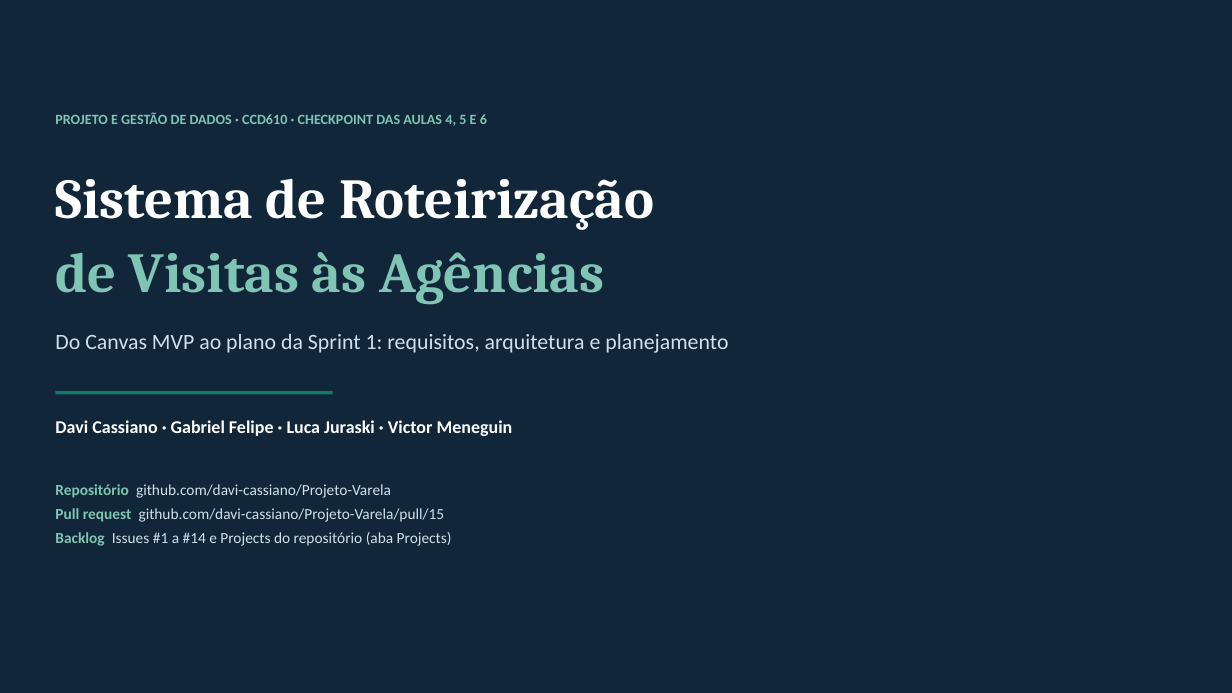
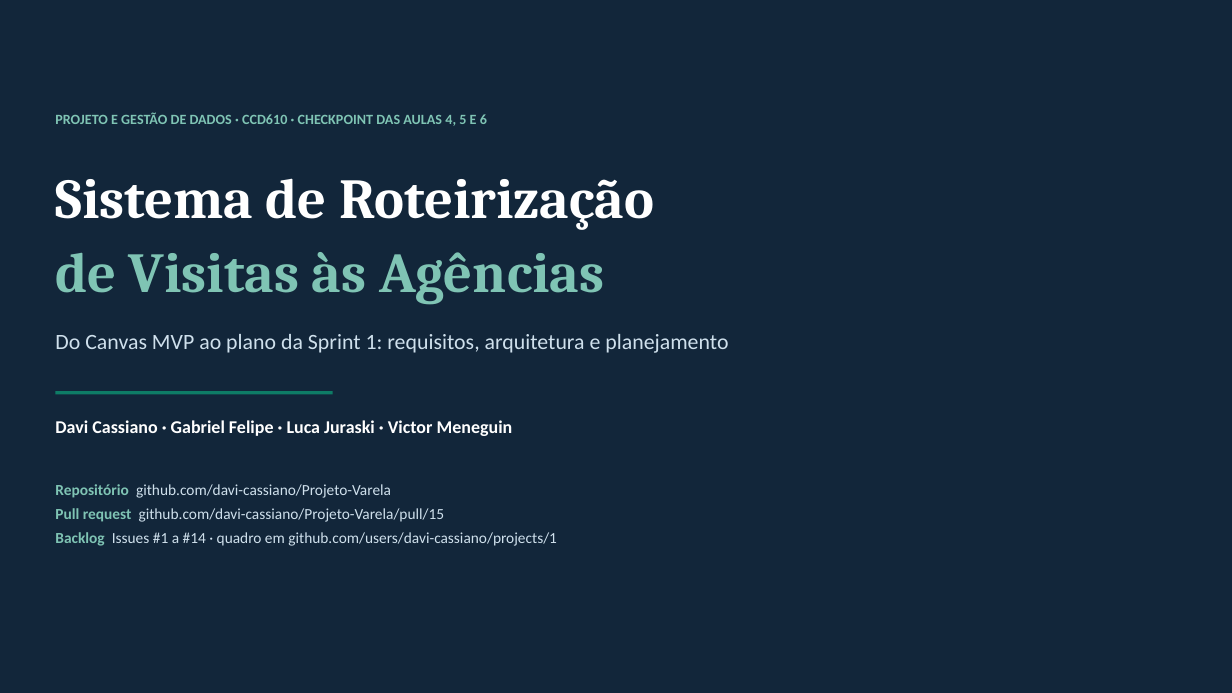
Before and after one commit to davi-cassiano/Projeto-Varela, a slide deck: slide 1 of docs/apresentacao-checkpoint-4-6.pptx. Drawn at 1232x693 pixels with LibreOffice and Linux fonts; fonts in the diff are those of the drawing. Boxes give left, top, right and bottom in pixels: in the first picture for what was removed or moved away, otherwise in the second. Text is boxed around its words. In the diff, an @@ line names an element or a change of style, - is before the commit and + after.

```diff
--- a/docs/apresentacao-checkpoint-4-6.pptx
+++ b/docs/apresentacao-checkpoint-4-6.pptx
@@ text at box(55, 532, 557, 546): text changed @@
-Backlog Issues #1 a #14 e Projects do repositório (aba Projects)
+Backlog Issues #1 a #14 · quadro em github.com/users/davi-cassiano/projects/1
```
Also in this commit, not shown: 1 other slide changed, 1 other file.
